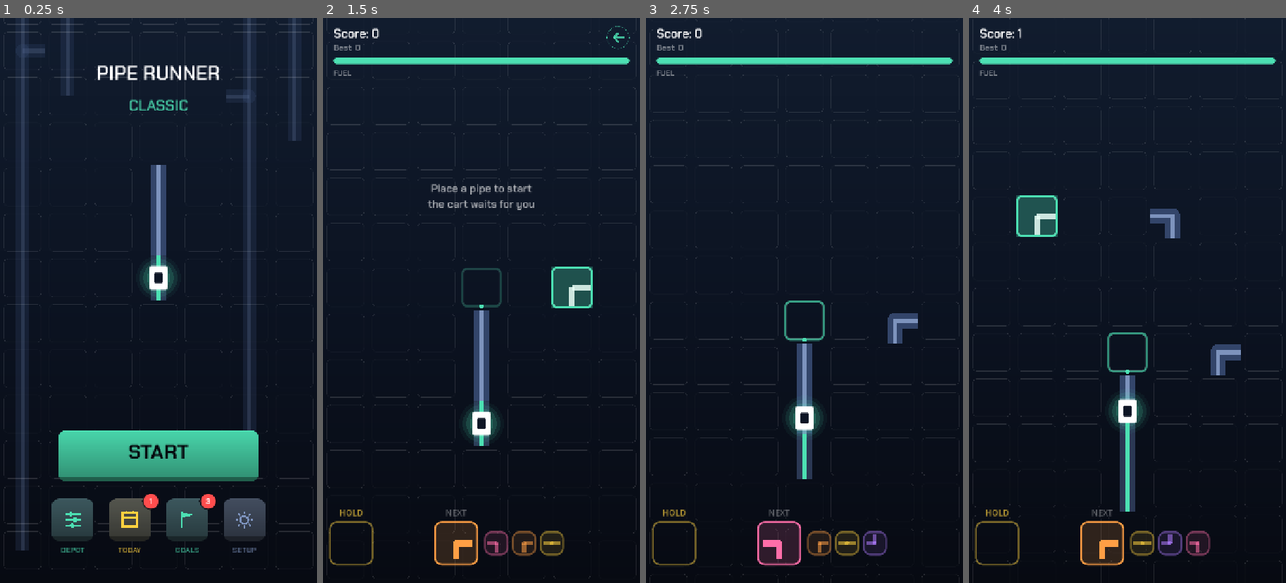
Above: before the commit, frames 1-4 (left to right).
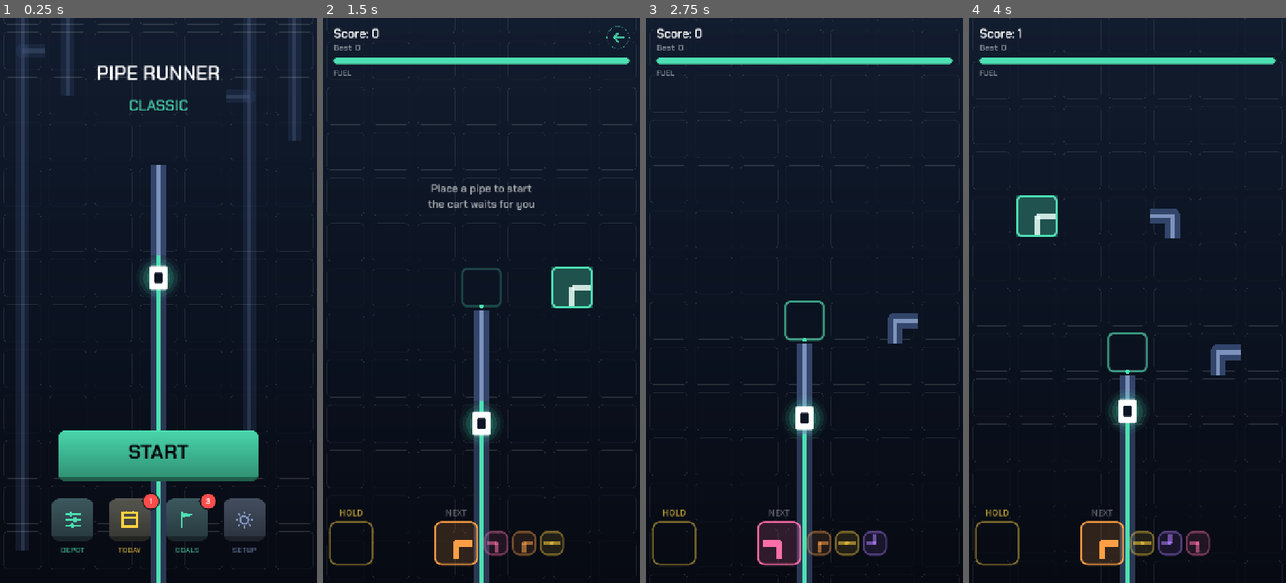
Above: after the commit, the same moments.

Repository: aznoran/piperunner
Game: Godot game, scene res://scenes/Main.tscn
The game is run twice, just before and just after one commit, with the same random seed, the same clock (stepped at 60 frames per second) and the same inputs.
Inputs (mouse positions are in pixels of both pictures, inside the frame that each line leads up to):
- Up to frame 1 (0.25 s): no input
- Up to frame 2 (1.5 s): click "START" at 0.5 s; move the mouse to (551, 272) at 1.27 s; click (551, 272) at 1.42 s
- Up to frame 3 (2.75 s): drag from (741, 328) to (788, 413) at 2.02 s
- Up to frame 4 (4 s): move the mouse to (1159, 176) at 2.77 s; click (1159, 176) at 2.92 s; drag from (1111, 413) to (1032, 215) at 3.52 s

The runs differ from the first frame. In frame 1, 2.0% of the frame differs, in the area x 44-56%, y 26-100%; in frame 2, 1.2%; in frame 3, 0.9%; in frame 4, 0.6%.

Commit message:
Finish the rail, fill the grid, and animate the way back
Four things the title screen was missing.

The track now runs off the bottom of the screen: fourteen cells of already
flooded pipe behind the cart. It reads as the line the cart arrived on, and
it sits below the placement window, so it can never be built on or driven
back into.

Grid cells are drawn for every cell in the placement window, occupied ones
included. Skipping the occupied cells left holes in the pattern wherever the
starting track ran.

Leaving a run animates the same way entering one does: the camera pulls back
out to the title framing over the same 0.7s, rather than cutting. The first
call at boot still snaps, having nothing to animate from.

The background tracks fade in on the way back, as they already faded out on
the way in.

Co-Authored-By: Claude Opus 5 (1M context) <noreply@anthropic.com>
Claude-Session: https://claude.ai/code/session_01CFYbRtdtb1UhkaJakFte7B

Diff:
--- a/resources/GameBalance.tres
+++ b/resources/GameBalance.tres
@@ -6,6 +6,7 @@
 script = ExtResource("1")
 cols = 7
 runway = 3
+approach = 14
 generate_ahead = 18
 start_speed = 0.68
 speed_gain = 0.0032
--- a/resources/game_balance.gd
+++ b/resources/game_balance.gd
@@ -9,6 +9,10 @@
 @export var cols: int = 7
 ## Starting vertical pipes the cart is parked on.
 @export var runway: int = 3
+## Track drawn behind the cart, already run through. Purely scenery — it sits
+## below the placement window, so it can never be built on — but it stops the
+## rail from ending in mid-air under the cart.
+@export var approach: int = 14
 ## Rows generated ahead of the cart.
 @export var generate_ahead: int = 18
 
--- a/scripts/board.gd
+++ b/scripts/board.gd
@@ -134,6 +134,12 @@
 	var start_col: int = balance.cols / 2
 	for row in balance.runway:
 		pipes[Vector2i(start_col, row)] = PipeCell.new(PipeDefs.Type.V)
+	# The track the cart arrived on, already flooded: without it the rail just
+	# stops under the cart and the screen looks unfinished.
+	for step in range(1, balance.approach + 1):
+		var behind := PipeCell.new(PipeDefs.Type.V)
+		behind.flooded = true
+		pipes[Vector2i(start_col, -step)] = behind
 
 	ensure_rows(balance.runway + balance.generate_ahead + 4)
 	_terrain_dirty = true
@@ -377,13 +383,15 @@
 	_rock_box.bg_color = Color(_skin.rock_fill, _skin.rock_fill.a * reveal)
 	_rock_box.border_color = Color(_skin.rock_edge, _skin.rock_edge.a * reveal)
 
-	# Empty buildable cells, which also shows the player the placement window.
+	# The grid marks the placement window, so it is drawn for every cell in
+	# range — including the ones already occupied. Skipping those left holes
+	# in the pattern behind the starting track.
 	for row in range(row_min, row_max + 1):
+		if row > max_row + balance.place_above or row < max_row - balance.place_below:
+			continue
 		for col in balance.cols:
 			var cell := Vector2i(col, row)
-			if pipes.has(cell) or rocks.has(cell):
-				continue
-			if not can_place(cell):
+			if rocks.has(cell):
 				continue
 			ci.draw_style_box(_grid_box, _cell_rect(cell, 0.84))
 
--- a/scripts/main.gd
+++ b/scripts/main.gd
@@ -109,7 +109,7 @@
 	_menu.start_pressed.connect(start_run.bind(false))
 	_menu.daily_pressed.connect(start_run.bind(true))
 	_overlay.retry_pressed.connect(func() -> void: start_run(daily_mode))
-	_overlay.menu_pressed.connect(_show_menu)
+	_overlay.menu_pressed.connect(_show_menu.bind(true))
 	GameState.best_changed.connect(_hud.set_best)
 	get_viewport().size_changed.connect(_apply_layout)
 
@@ -174,7 +174,7 @@
 func abandon_run() -> void:
 	if state == State.PLAYING and started:
 		return
-	_show_menu()
+	_show_menu(true)
 
 
 func _set_camera_anchor(value: float) -> void:
@@ -206,7 +206,10 @@
 	create_tween().tween_property(item, "modulate:a", 1.0, duration)
 
 
-func _show_menu() -> void:
+## `animated` pulls the camera back out to the title framing and fades the
+## menu in, for the trip a player takes with the back key. The first call at
+## boot has nothing to animate from, so it snaps.
+func _show_menu(animated: bool = false) -> void:
 	state = State.MENU
 	daily_mode = false
 	# Every transition-owned flag goes back to its resting value here, so a
@@ -225,13 +228,25 @@
 	_board.hide_ghost()
 	_board.hide_frontier()
 	# The title screen sits over a live but empty board.
-	_camera_anchor = MENU_CAMERA_ANCHOR
-	_decor.modulate.a = MenuDecor.RESTING_ALPHA
 	_decor.visible = true
 	_prepare_board(true)
-	_snap_camera()
 	_overlay.hide_overlay()
 	_menu.open()
+
+	if not animated:
+		_camera_anchor = MENU_CAMERA_ANCHOR
+		_decor.modulate.a = MenuDecor.RESTING_ALPHA
+		_snap_camera()
+		return
+
+	# Pull back out the way we pushed in, so leaving a run reads as a move
+	# rather than a cut.
+	create_tween().tween_method(_set_camera_anchor, _camera_anchor,
+		MENU_CAMERA_ANCHOR, CAMERA_PUSH).set_trans(Tween.TRANS_CUBIC) \
+		.set_ease(Tween.EASE_IN_OUT)
+	_decor.modulate.a = 0.0
+	create_tween().tween_property(_decor, "modulate:a", MenuDecor.RESTING_ALPHA,
+		MENU_FADE * 1.6)
 
 
 ## Lays out a fresh world and parks the cart on the runway. On the title screen
